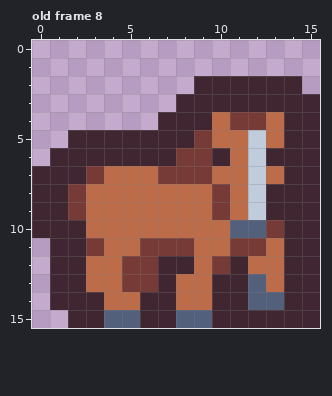
One commit to this pixel-art file: art/animals.aseprite. This is how it looked before the edit.
16x16 pixels, 8 frames. Shown: old frame 8. The commit also changed other frames, which this record leaves out.
Once edited:
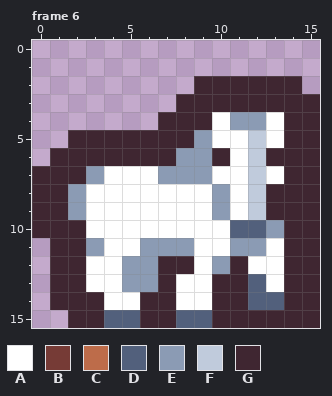
Palette (. is transparent): A #ffffff  B #763b36  C #bd6c4a  D #52607c  E #8b9bb4  F #c0cbdc  G #3f2631
The exact change:
frames 8 -> 6
layer "variant_2" now hidden
layer "variant_3" now hidden
Frame 6 against old frame 8:
y 4: x 10..13 CBBC -> AEEA
y 5: x 9..11 BCC -> EAA; x 13 C -> A
y 6: x 8..9 BB -> EE; x 11 C -> A
y 7: x 3..11 BCCCBBBCC -> EAAAEEEAA; x 13 C -> A
y 8..9: x 2..11 BCCCCCCCBC -> EAAAAAAAEA
y 10: x 3..10 CCCCCCCC -> AAAAAAAA; x 13 B -> E
y 11: x 3..13 BCCBBBCCBBC -> EAAEEEAAEEA
y 12: x 3..6 CCBB -> AAEE; x 9..10 CB -> AE; x 12..13 CC -> AA
y 13: x 3..6 CCBB -> AAEE; x 8..9 CC -> AA; x 13 C -> A
y 14: x 4..5 CC -> AA; x 8..9 CC -> AA
